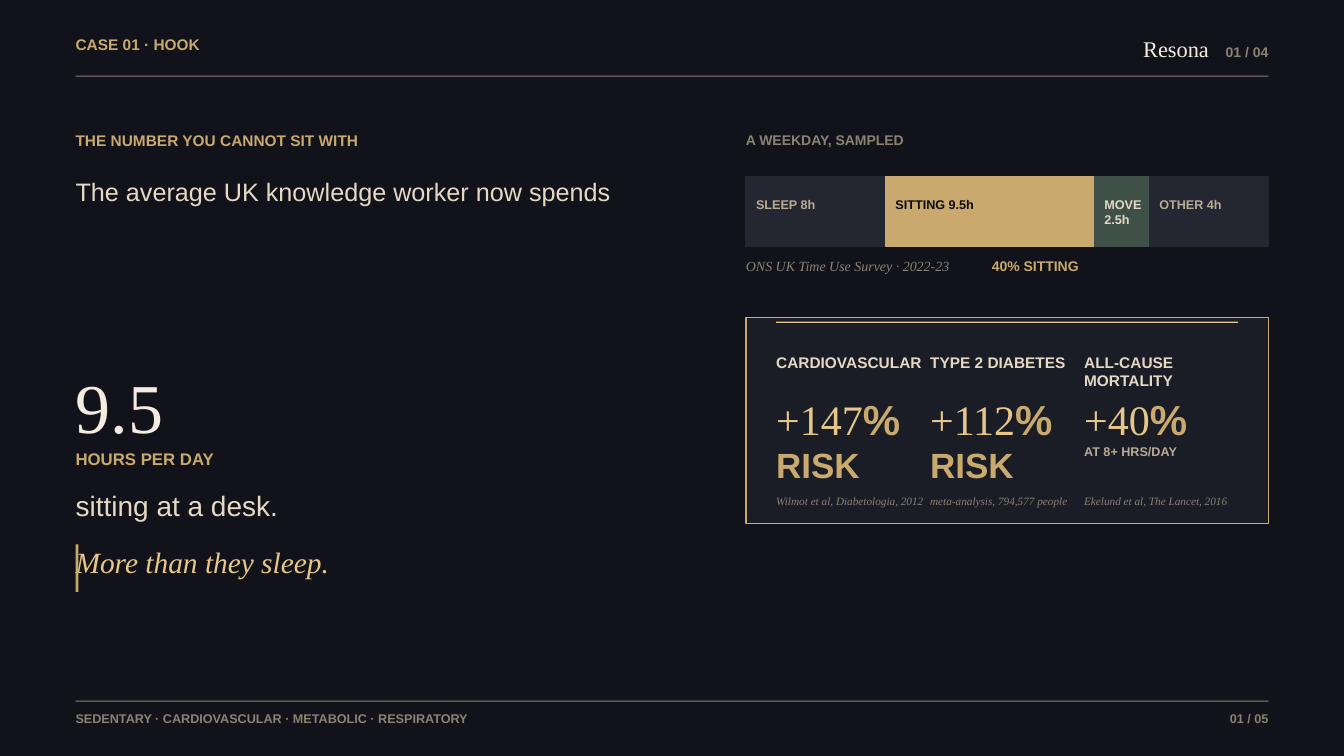
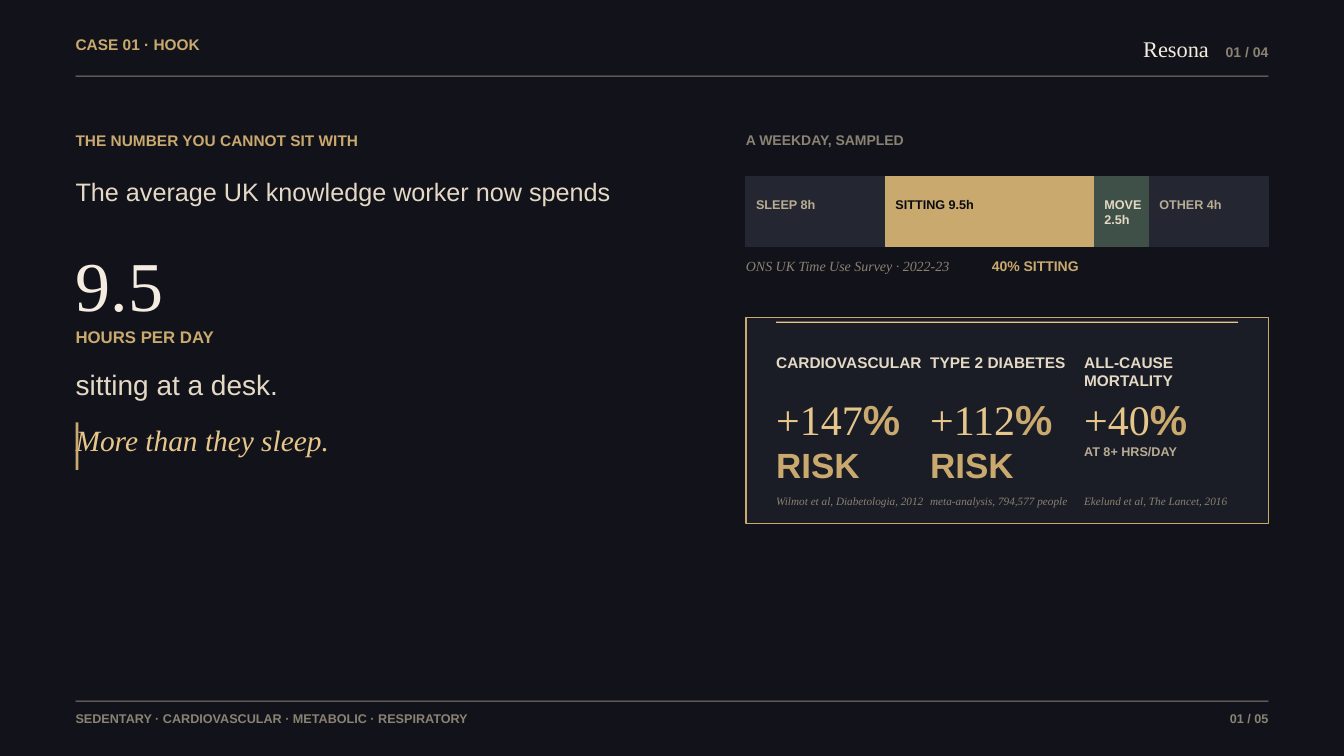
Before and after one commit to kitfunso/resona, a slide deck: slide 1 of submission/Resona.pptx. Drawn at 1344x756 pixels with LibreOffice and Linux fonts; fonts in the diff are those of the drawing. Boxes give left, top, right and bottom in pixels: in the first picture for what was removed or moved away, otherwise in the second. Text is boxed around its words. In the diff, an @@ line names an element or a change of style, - is before the commit and + after.

```diff
--- a/submission/Resona.pptx
+++ b/submission/Resona.pptx
@@ text "HOURS PER DAY" moved from (x1=76, y1=453, x2=214, y2=465) to (x1=76, y1=331, x2=214, y2=343) @@
@@ text "sitting at a desk." moved from (x1=76, y1=495, x2=278, y2=522) to (x1=76, y1=374, x2=278, y2=400) @@
@@ 2 texts, 1 rectangle moved together from (x1=76, y1=386, x2=329, y2=592) to (x1=76, y1=264, x2=329, y2=470) @@
```
Also in this commit, not shown: 2 other slides changed, 1 other file.
